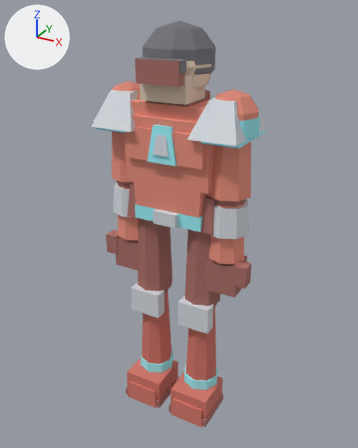
A saved change to the glTF model public/assets/characters/volt.glb.
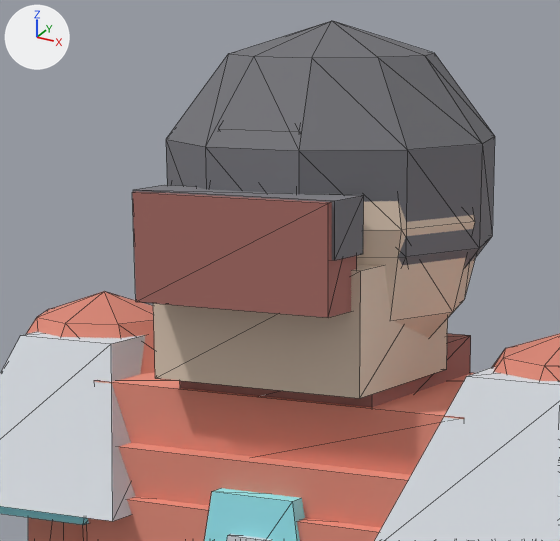
The first picture shows the older version from a camera (50 mm lens) standing at (0.926, -1.68, 1.72) and looking at (-0.005, 0.014, 0.873). The close-ups show the older and then the newer version on the part from 29% to 64% of the width and 4% to 30% of the height of that picture. Only the edits that show in the close-ups are written down. The lights are fixed; the arrows at upper left show +X, +Y and +Z. The close-ups show mesh edges as thin lines. Where no turn or scale is listed for an object, it has been applied to the vertices. Vertices at exactly the same position are counted once.

The first close-up shows 'head', 'torso', 'upperArmL', 'upperArmR'.
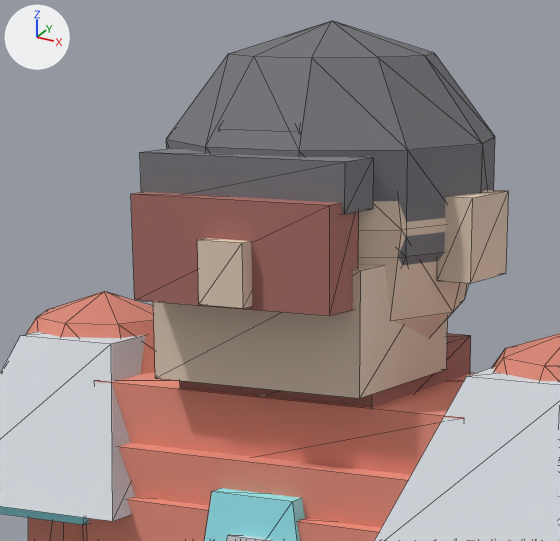
Where the change shows, as pixel boxes (x1, y1, x2, y2) in the close-ups (560 x 541 px):
'head', reshaped: before (132, 21, 495, 398); after (131, 21, 509, 398)
part 1 of me_head, added (beige): after (197, 238, 252, 308)
part 2 of me_head, added (beige): after (437, 189, 509, 283)
part 3 of me_head, added: after (140, 148, 374, 214)
part 4 of me_head, added (brown): after (131, 192, 359, 316)
part 5 of me_head, deleted: before (133, 185, 364, 260)

The change, as a list of edits to the scene's bpy script:
```text
Change me_head:
    used by ob_head; location = (0.0, 0.0, 1.395)
    remove me_head.from_pydata(...)  # 134 vertices, 240 faces; spans x -0.135..0.135, y -0.157..0.136, z -0.011..0.278
    add me_head.from_pydata(...)  # 142 vertices, 252 faces; spans x -0.146..0.146, y -0.17..0.136, z -0.011..0.278
    me_head part 1: a new loose piece, a box spanning x -0.02..0.02, y -0.17..-0.114, z 0.078..0.126, in mat_sbsvertexcolor
    me_head part 2: a new loose piece, a box spanning x 0.117..0.146, y -0.031..0.036, z 0.088..0.153, in mat_sbsvertexcolor
    me_head part 3: a new loose piece, a box spanning x -0.091..0.091, y -0.138..-0.092, z 0.147..0.185, in mat_sbsvertexcolor
    me_head part 4: a new loose piece, a box spanning x -0.088..0.088, y -0.157..-0.111, z 0.075..0.155, in mat_sbsvertexcolor
    me_head part 5: the loose piece of 8 vertices spanning x -0.09..0.09, y -0.151..-0.106, z 0.115..0.158 is deleted
    other edits to the shape of me_head do not show in these pictures
```
